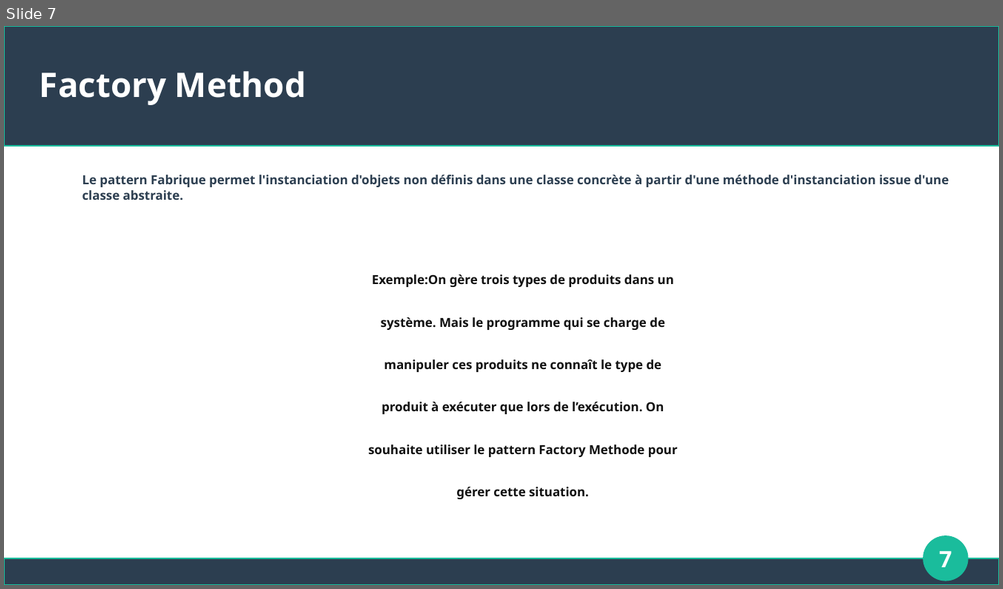
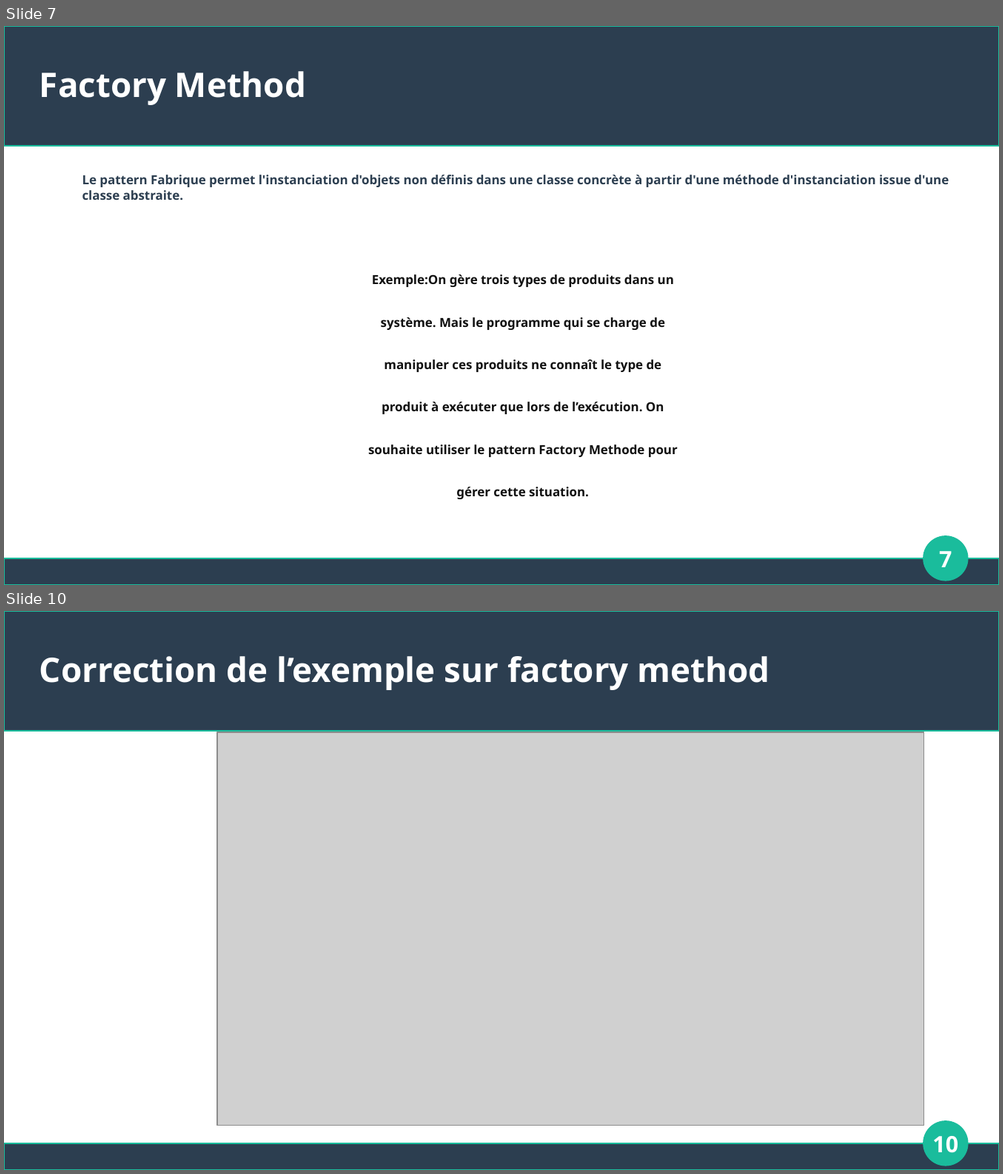
Before and after one commit to ndassah/construction-patterns, a slide deck: Presentation/PP.odp. Shown one above the other, each under a label of ours: slide 7 before the commit, slides 7 and 10 after it; the slides between them are not shown. The pictures are 1003x589 and 1003x1174 pixels, drawn with LibreOffice and Linux fonts; fonts in the diff are those of the drawing; grey boxes stand for pictures. Boxes give left, top, right and bottom in pixels: in the first picture for what was removed or moved away, otherwise in the second. Text is boxed around its words. In the diff, an @@ line names an element or a change of style, - is before the commit and + after.

Commit message:
presentation sur factory method ok

```diff
--- a/Presentation/PP.odp
+++ b/Presentation/PP.odp
@@ slide 10 added at <box>4,611,999,1170</box>, background #FFFFFF; not listed: 3 template elements that a slide beside it also shows @@
@@ title added at <box>40,656,770,690</box>, 27 pt, text #FFFFFF, bold @@
+Correction de l’exemple sur factory method
@@ picture added at <box>217,733,924,1126</box> @@
@@ page number added at <box>932,1136,958,1153</box>, 18 pt, text #FFFFFF, bold @@
+10
```
Also in this commit, not shown: 3 other slides added, 8 other files.
